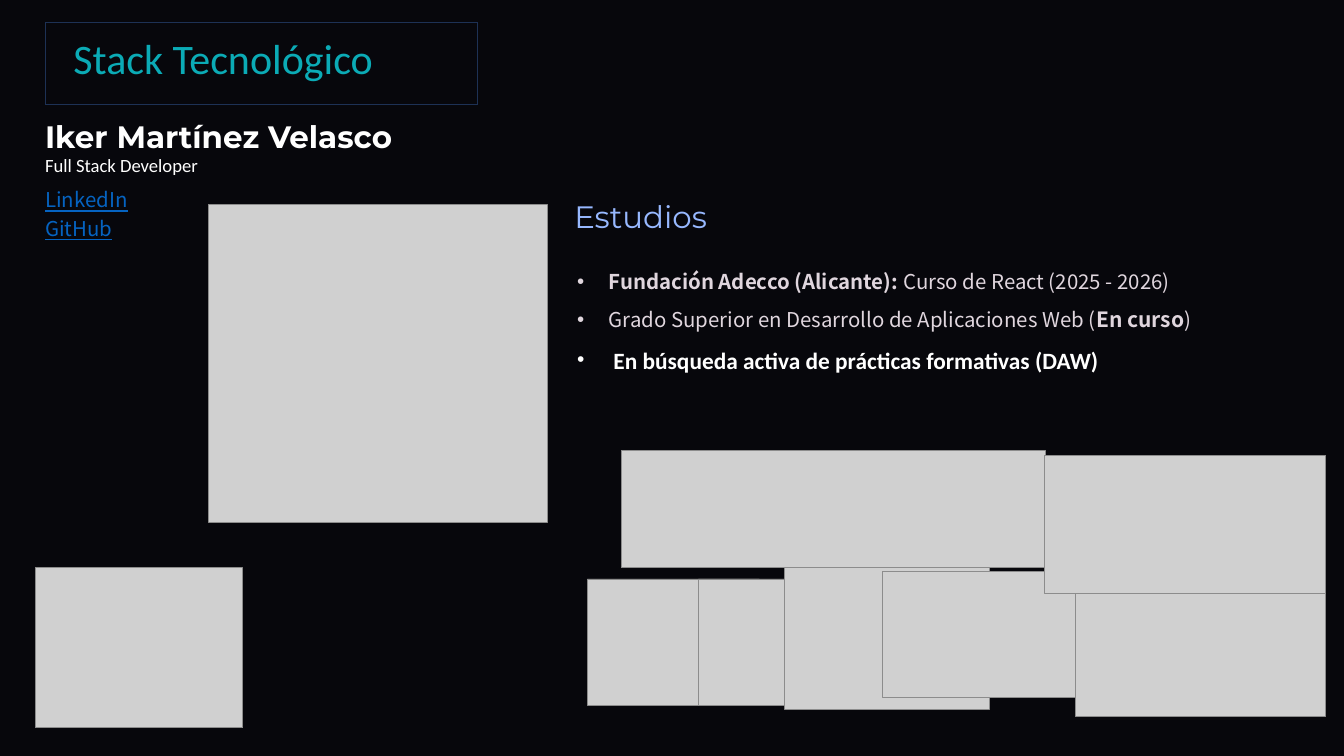
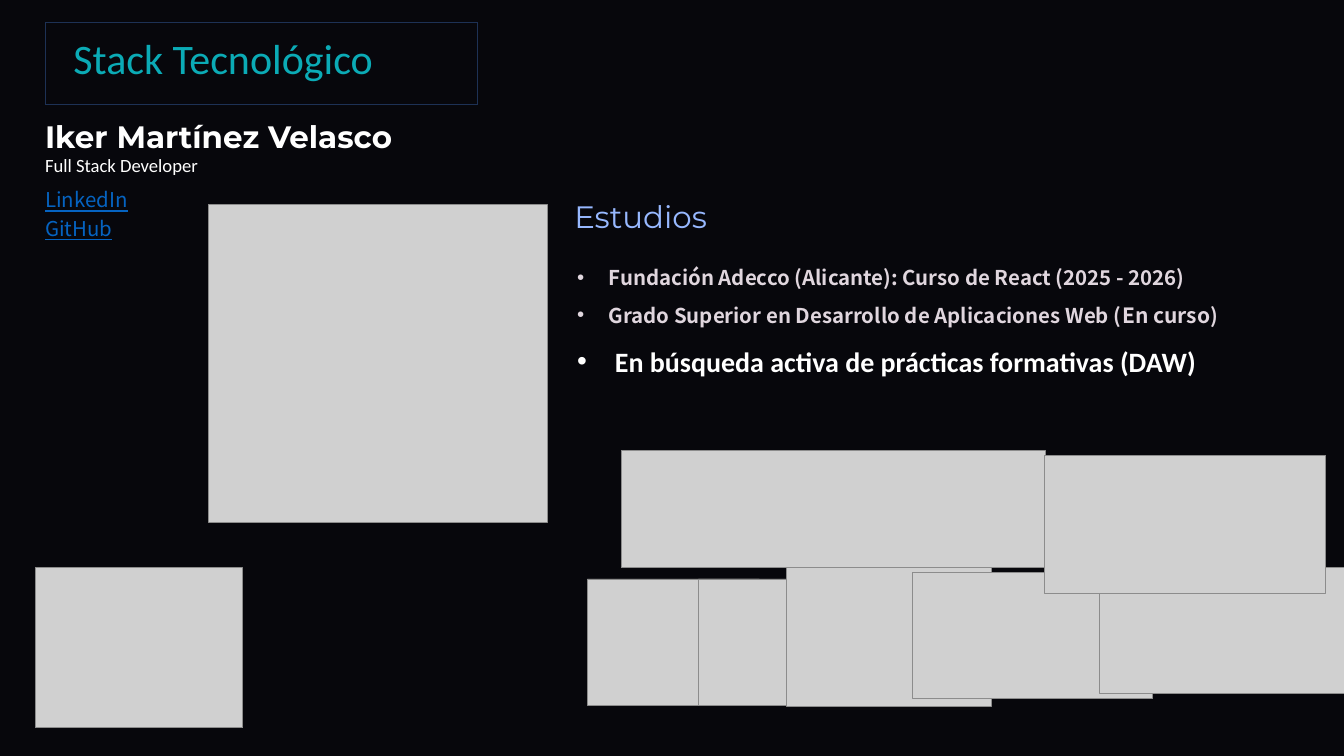
Before and after one commit to DavidCorredorMiguel/proyectogrupo2, a slide deck: slide 5 of Tech-and-Learn-Innovacion-y-Aprendizaje-en-E-commerce (1).pptx. Drawn at 1344x756 pixels with LibreOffice and Linux fonts; fonts in the diff are those of the drawing; grey boxes stand for pictures; background and template pictures are left out. Boxes give left, top, right and bottom in pixels: in the first picture for what was removed or moved away, otherwise in the second. Text is boxed around its words. In the diff, an @@ line names an element or a change of style, - is before the commit and + after.

```diff
--- a/Tech-and-Learn-Innovacion-y-Aprendizaje-en-E-commerce (1).pptx
+++ b/Tech-and-Learn-Innovacion-y-Aprendizaje-en-E-commerce (1).pptx
@@ text "Fundación Adecco (Alicante): Curso de ..." at [609,266,1218,377]: bold on in "Curso de React (2025 - 2026)", "Grado Superior en Desarrollo de Aplicaciones Web ..."; size 20 to 24 pt in "En búsqueda activa de prácticas formativas (DAW)" @@
@@ picture: place and size @@
-picture at [785,559,990,709]
+picture at [786,555,991,706]
@@ picture: place and size @@
-picture at [1075,591,1326,717]
+picture at [1100,568,1344,694]
@@ picture: place and size @@
-picture at [883,571,1123,697]
+picture at [912,572,1152,698]
```
Also in this commit, not shown: 2 other slides changed.
